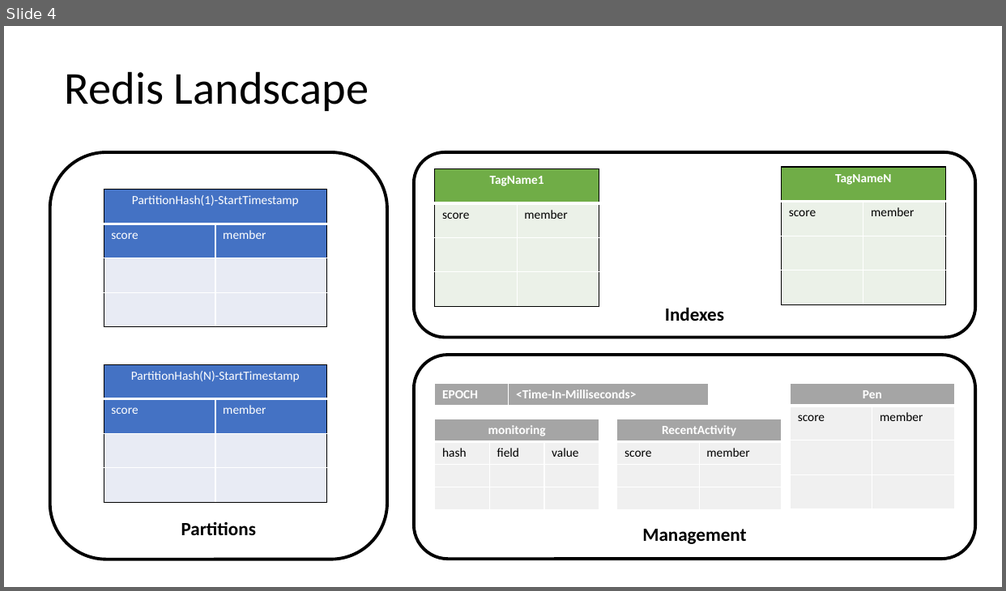
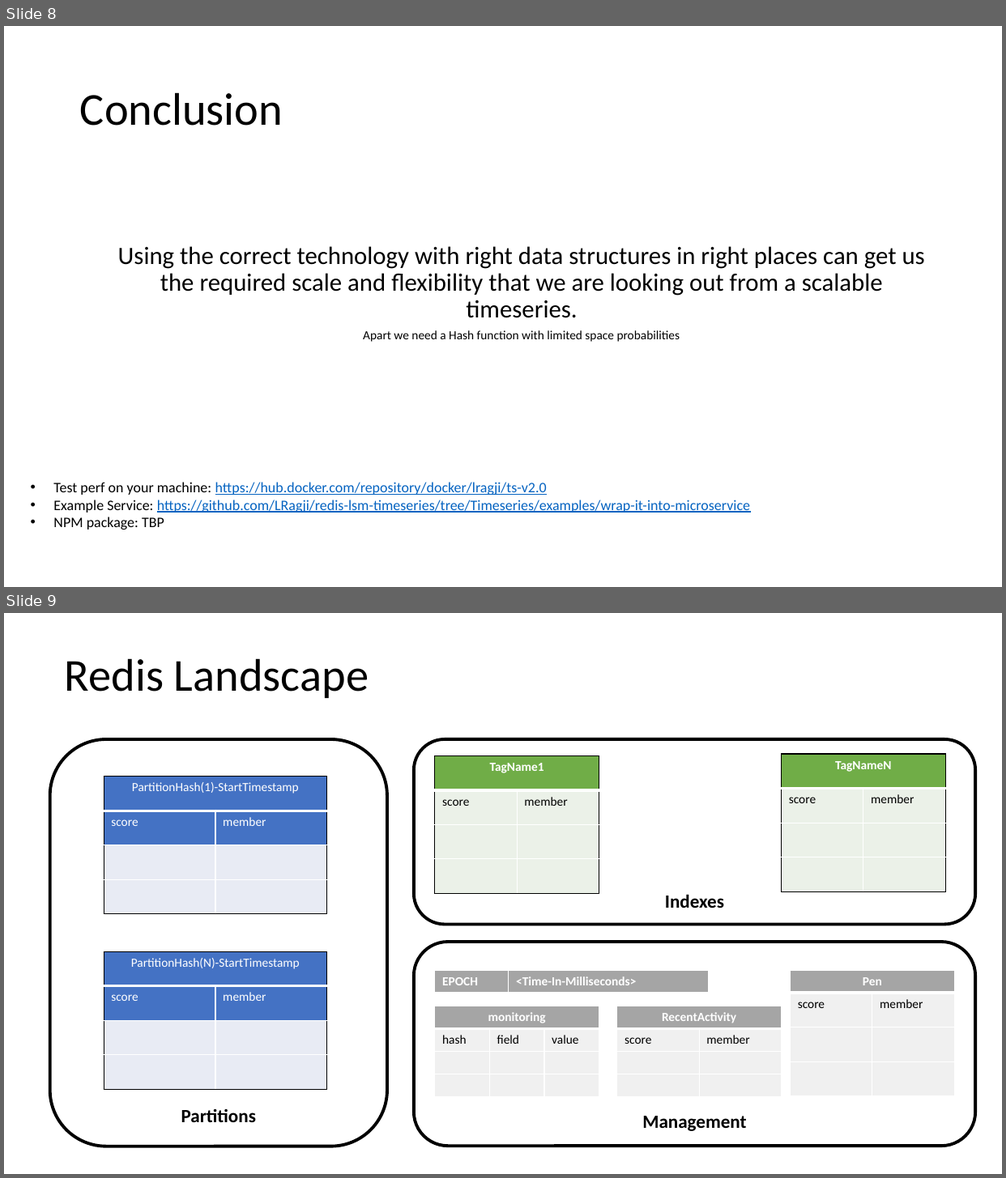
Before and after one commit to LRagji/redis-lsm-timeseries, a slide deck: docs/concept.pptx. Shown one above the other, each under a label of ours: slide 4 before the commit, slides 8 and 9 after it. The pictures are 1006x591 and 1006x1178 pixels, drawn with LibreOffice and Linux fonts; fonts in the diff are those of the drawing. Boxes give left, top, right and bottom in pixels: in the first picture for what was removed or moved away, otherwise in the second. Text is boxed around its words. In the diff, an @@ line names an element or a change of style, - is before the commit and + after.

```diff
--- a/docs/concept.pptx
+++ b/docs/concept.pptx
@@ slide 8 added at (x1=4, y1=26, x2=1002, y2=587), background #FFFFFF @@
@@ title added at (x1=80, y1=92, x2=283, y2=126), 44 pt, text #000000 @@
+Conclusion
@@ text added at (x1=118, y1=246, x2=925, y2=342), 24 pt, text #000000 @@
+  Using the correct technology with right data structures in right places can get us the required scale and flexibility that we are looking out from a scalable timeseries.
+  Apart we need a Hash function with limited space probabilities
@@ text added at (x1=53, y1=482, x2=750, y2=530), 14 pt, text #0563C1, underline @@
+• Test perf on your machine: https://hub.docker.com/repository/docker/lragji/ts-v2.0
+• Example Service: https://github.com/LRagji/redis-lsm-timeseries/tree/Timeseries/examples/wrap-it-into-microservice
+• NPM package: TBP
@@ what was slide 4 is now slide 9 @@
```
Also in this commit, not shown: 2 slides changed, 5 other slides added, 2 slides removed.
